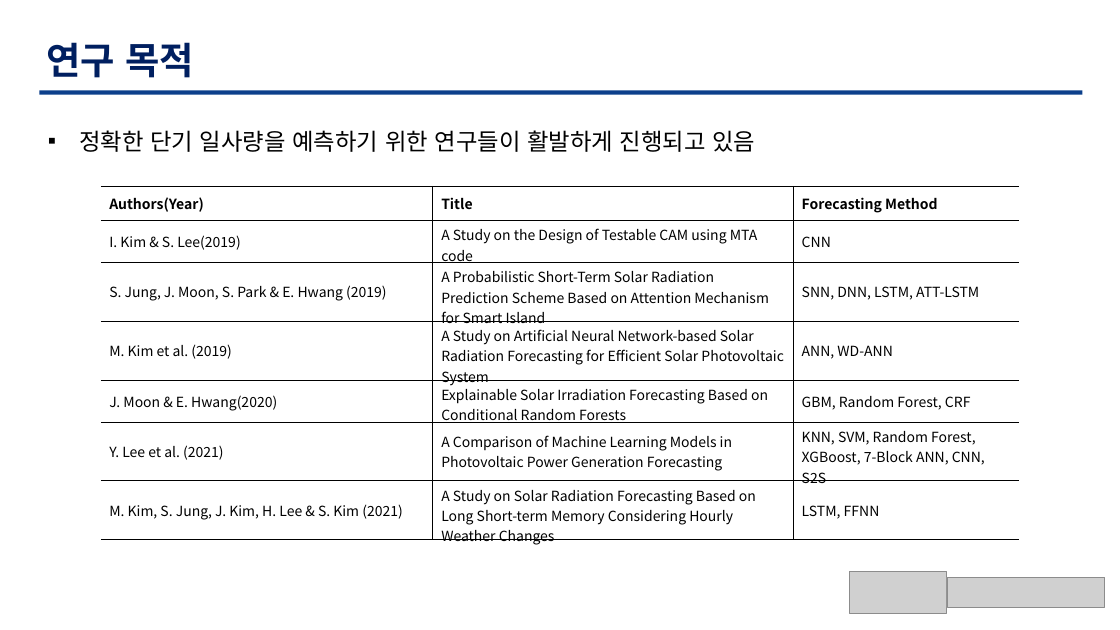
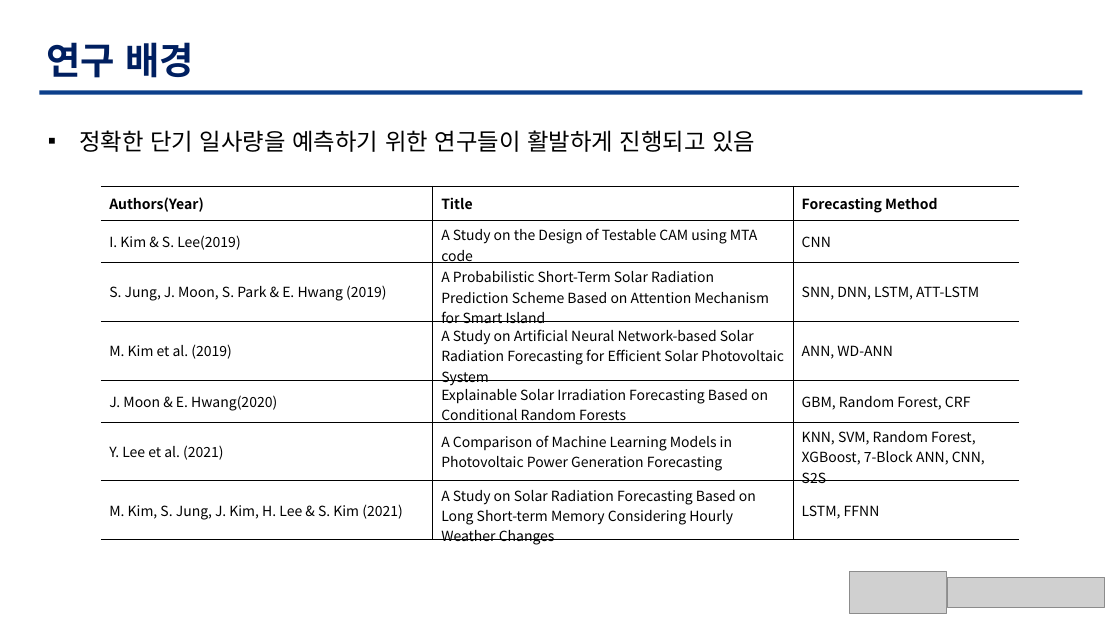
Before and after one commit to TaegyuHan/Solar_radiation_prediction_model, a slide deck: slide 6 of KICS_PT/[KICS] 모델 poster.pptx. Drawn at 1120x630 pixels with LibreOffice and Linux fonts; fonts in the diff are those of the drawing; grey boxes stand for pictures. Boxes give left, top, right and bottom in pixels: in the first picture for what was removed or moved away, otherwise in the second. Text is boxed around its words. In the diff, an @@ line names an element or a change of style, - is before the commit and + after.

```diff
--- a/KICS_PT/[KICS] 모델 poster.pptx
+++ b/KICS_PT/[KICS] 모델 poster.pptx
@@ text at [46, 42, 193, 78]: text changed @@
-연구 목적
+연구 배경
```
Also in this commit, not shown: 2 other slides changed, 2 other files.
